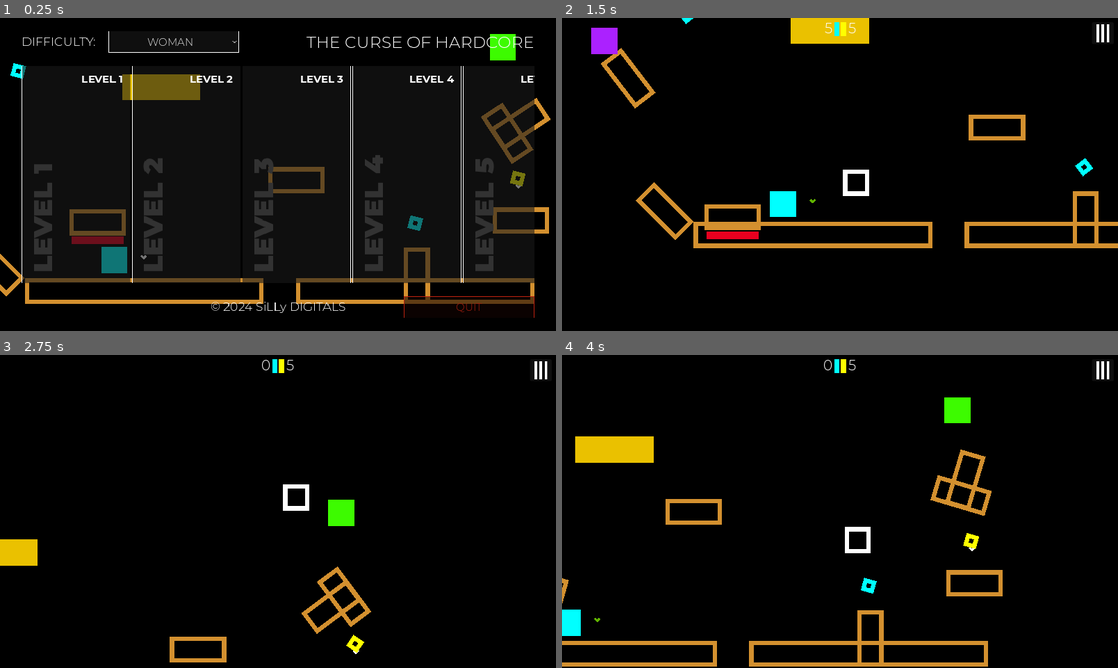
Above: before the commit, frames 1-4 (two rows, left to right).
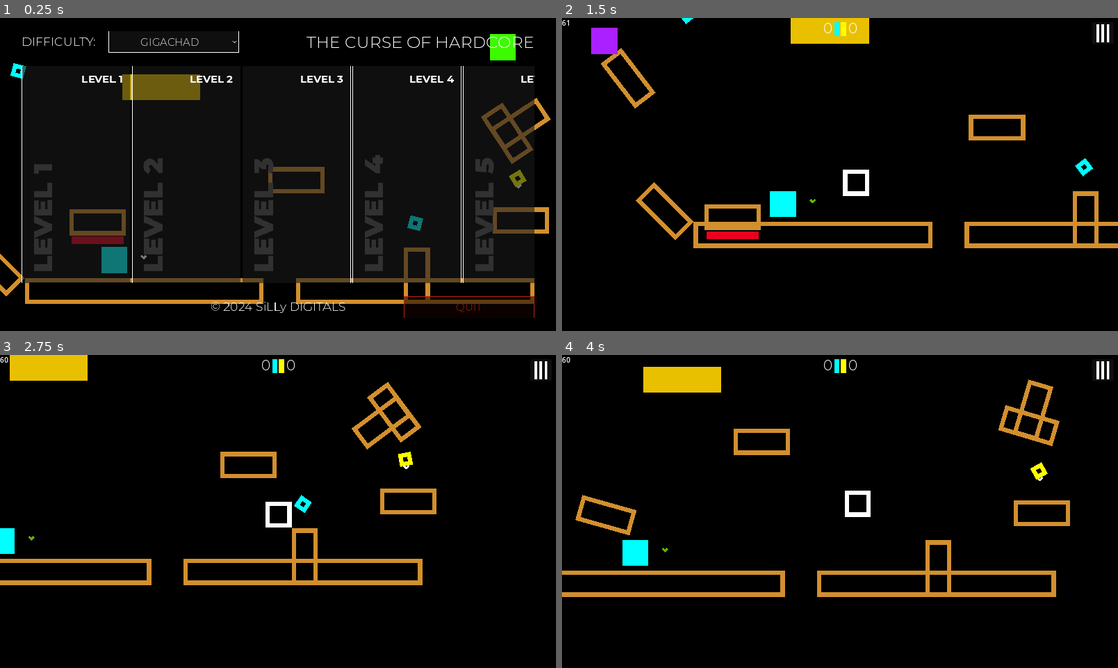
Above: after the commit, the same moments.

Repository: SherozPuladov/The-Curse-of-Hardcore
Game: Godot game, scene res://scenes/ui/home.tscn
Two runs of this game, one before a commit and one after it. Both use one fixed random seed, a clock stepped at 60 frames per second and the inputs below.
Inputs:
- Up to frame 1 (0.25 s): no input
- Up to frame 2 (1.5 s): click "LEVEL 1" at 0.5 s; hold Right (right) from 1.28 s (still down); tap Space (jump) at 1.35 s
- Up to frame 3 (2.75 s): keep holding Right (right); tap Space (jump) at 1.52, 1.82, 2.1, 2.27, 2.57 s
- Up to frame 4 (4 s): release Right (right) at 2.78 s; hold Left (left) 2.78-3.53 s; tap Space (jump) at 2.85, 3.6, 3.77 s; hold Right (right) from 3.53 s (still down)

The runs differ from the first frame. In frame 1, 0.2% of the frame differs, in the area x 25-95%, y 6-54%; in frame 2, less than 0.1%; in frame 3, 7.6%; in frame 4, 12%, in the area x 0-92%, y 0-100%.

Commit message:
Step to optimization

Diff:
--- a/globals/levels/level_globals.gd
+++ b/globals/levels/level_globals.gd
@@ -1,4 +1,4 @@
 extends Node
 
-var chance_count = 5
-var jump_count = 5
+var chance_count = 0
+var jump_count = 0
--- a/icon.svg
+++ b/icon.svg
@@ -1 +1,23 @@
-<svg height="128" width="128" xmlns="http://www.w3.org/2000/svg"><rect x="2" y="2" width="124" height="124" rx="14" fill="#363d52" stroke="#212532" stroke-width="4"/><g transform="scale(.101) translate(122 122)"><g fill="#fff"><path d="M105 673v33q407 354 814 0v-33z"/><path fill="#478cbf" d="m105 673 152 14q12 1 15 14l4 67 132 10 8-61q2-11 15-15h162q13 4 15 15l8 61 132-10 4-67q3-13 15-14l152-14V427q30-39 56-81-35-59-83-108-43 20-82 47-40-37-88-64 7-51 8-102-59-28-123-42-26 43-46 89-49-7-98 0-20-46-46-89-64 14-123 42 1 51 8 102-48 27-88 64-39-27-82-47-48 49-83 108 26 42 56 81zm0 33v39c0 276 813 276 813 0v-39l-134 12-5 69q-2 10-14 13l-162 11q-12 0-16-11l-10-65H447l-10 65q-4 11-16 11l-162-11q-12-3-14-13l-5-69z"/><path d="M483 600c3 34 55 34 58 0v-86c-3-34-55-34-58 0z"/><circle cx="725" cy="526" r="90"/><circle cx="299" cy="526" r="90"/></g><g fill="#414042"><circle cx="307" cy="532" r="60"/><circle cx="717" cy="532" r="60"/></g></g></svg>
+<?xml version="1.0" encoding="UTF-8" standalone="no" ?>
+<!DOCTYPE svg PUBLIC "-//W3C//DTD SVG 1.1//EN" "http://www.w3.org/Graphics/SVG/1.1/DTD/svg11.dtd">
+<svg xmlns="http://www.w3.org/2000/svg" xmlns:xlink="http://www.w3.org/1999/xlink" version="1.1" width="1080" height="1080" viewBox="0 0 1080 1080" xml:space="preserve">
+<desc>Created with Fabric.js 5.2.4</desc>
+<defs>
+</defs>
+<rect x="0" y="0" width="100%" height="100%" fill="transparent"></rect>
+<g transform="matrix(1 0 0 1 540 540)" id="686a4e79-62db-4c90-b043-bfcbd035001b"  >
+<rect style="stroke: none; stroke-width: 1; stroke-dasharray: none; stroke-linecap: butt; stroke-dashoffset: 0; stroke-linejoin: miter; stroke-miterlimit: 4; fill: rgb(255,235,46); fill-rule: nonzero; opacity: 1;" vector-effect="non-scaling-stroke"  x="-540" y="-540" rx="0" ry="0" width="1080" height="1080" />
+</g>
+<g transform="matrix(1 0 0 1 540 540)" id="c0e01fbe-7188-44c6-8063-3c817d2b1862"  >
+</g>
+<g transform="matrix(1.58 0 0 1.58 539.12 540.88)"  >
+<g style="" vector-effect="non-scaling-stroke"   >
+		<g transform="matrix(0.13 0 0 -0.13 0 0)"  >
+<path style="stroke: none; stroke-width: 1; stroke-dasharray: none; stroke-linecap: butt; stroke-dashoffset: 0; stroke-linejoin: miter; stroke-miterlimit: 4; fill: rgb(0,0,0); fill-rule: nonzero; opacity: 1;" vector-effect="non-scaling-stroke"  transform=" translate(-2560, -2560)" d="M 0 2560 L 0 0 L 2560 0 L 5120 0 L 5120 2560 L 5120 5120 L 2560 5120 L 0 5120 L 0 2560 z M 3630 3645 L 4705 2570 L 3627 1492 L 2550 415 L 1473 1492 L 395 2570 L 1470 3645 C 2061 4236 2547 4720 2550 4720 C 2553 4720 3039 4236 3630 3645 z" stroke-linecap="round" />
+</g>
+		<g transform="matrix(0.13 0 0 -0.13 -1.67 -1)"  >
+<path style="stroke: none; stroke-width: 1; stroke-dasharray: none; stroke-linecap: butt; stroke-dashoffset: 0; stroke-linejoin: miter; stroke-miterlimit: 4; fill: rgb(0,0,0); fill-rule: nonzero; opacity: 1;" vector-effect="non-scaling-stroke"  transform=" translate(-2547.5, -2567.5)" d="M 2190 2925 L 1835 2570 L 2193 2213 L 2550 1855 L 2905 2210 C 3100 2405 3260 2569 3260 2575 C 3259 2588 2568 3280 2555 3280 C 2549 3280 2385 3120 2190 2925 z" stroke-linecap="round" />
+</g>
+</g>
+</g>
+</svg>
--- /dev/null
+++ b/icon_generate.tscn
@@ -0,0 +1,11 @@
+[gd_scene load_steps=2 format=3 uid="uid://cad5olljjb1om"]
+
+[ext_resource type="PackedScene" uid="uid://b42qhgguoymh2" path="res://scenes/items/chance_item.tscn" id="1_7luv6"]
+
+[node name="Node2D" type="Node2D"]
+
+[node name="Camera2D" type="Camera2D" parent="."]
+
+[node name="ChanceItem" parent="." instance=ExtResource("1_7luv6")]
+scale = Vector2(10, 10)
+rotation_velocity = 0.0
--- a/project.godot
+++ b/project.godot
@@ -11,9 +11,11 @@
 [application]
 
 config/name="The Curse of Hardcore"
+config/description="Run me if you can XD"
 run/main_scene="res://scenes/ui/home.tscn"
 config/features=PackedStringArray("4.2", "GL Compatibility")
-boot_splash/show_image=false
+boot_splash/bg_color=Color(0, 0, 0, 1)
+boot_splash/image="res://Screenshots/Icon.png"
 config/icon="res://icon.svg"
 
 [autoload]
@@ -27,6 +29,7 @@
 window/size/mode=3
 window/stretch/mode="canvas_items"
 window/stretch/aspect="keep_height"
+window/vsync/vsync_mode=0
 
 [dotnet]
 
@@ -92,5 +95,5 @@
 
 textures/canvas_textures/default_texture_filter=0
 renderer/rendering_method="gl_compatibility"
-renderer/rendering_method.mobile="gl_compatibility"
 environment/defaults/default_clear_color=Color(0, 0, 0, 1)
+viewport/hdr_2d=true
--- a/scenes/items/chance_item.tscn
+++ b/scenes/items/chance_item.tscn
@@ -3,6 +3,10 @@
 [ext_resource type="PackedScene" uid="uid://c8r532rhglb0c" path="res://scenes/items/item.tscn" id="1_s1b22"]
 
 [node name="ChanceItem" instance=ExtResource("1_s1b22")]
+rotation = 0.785398
+
+[node name="CollisionShape2D" parent="." index="0"]
+debug_color = Color(0, 0.6, 0.701961, 0)
 
 [node name="ItemTexture" parent="." index="1"]
 modulate = Color(1, 1, 0, 1)
--- a/scenes/ui/difficulty_option_button.gd
+++ b/scenes/ui/difficulty_option_button.gd
@@ -10,8 +10,16 @@
 func _ready():
 	for i in options:
 		add_item(i)
-	select(0)
 
+	match(LevelGlobals.chance_count):
+		5:
+			select(0)
+		3:
+			select(1)
+		1:
+			select(2)
+		0:
+			select(3)
 
 
 func _on_item_selected(index):
--- /dev/null
+++ b/scenes/ui/fps_counter.gd
@@ -0,0 +1,5 @@
+extends Label
+
+
+func _process(delta):
+	text = str(Engine.get_frames_per_second())
--- a/scenes/ui/level_ui.tscn
+++ b/scenes/ui/level_ui.tscn
@@ -6,6 +6,7 @@
 [ext_resource type="Theme" uid="uid://dope7mmsbr5d7" path="res://themes/theme.tres" id="3_b63ln"]
 [ext_resource type="Shortcut" uid="uid://cip0tu57egprd" path="res://globals/shortcuts/restart.tres" id="4_eljxq"]
 [ext_resource type="PackedScene" uid="uid://1e0j6q7o5w03" path="res://scenes/ui/button.tscn" id="4_qjsp1"]
+[ext_resource type="Script" path="res://scenes/ui/fps_counter.gd" id="4_seuww"]
 [ext_resource type="PackedScene" uid="uid://7cftnm4wk3jl" path="res://scenes/ui/home_button.tscn" id="7_4yksc"]
 [ext_resource type="PackedScene" uid="uid://bainbe0no0gdg" path="res://scenes/ui/quit_button.tscn" id="8_0mmg2"]
 [ext_resource type="FontFile" uid="uid://eniohw5hq2ea" path="res://graphics/fonts/static/Montserrat-Light.ttf" id="9_4dchg"]
@@ -95,6 +96,12 @@
 icon = ExtResource("2_hyg52")
 expand_icon = true
 
+[node name="FPS" type="Label" parent="ItemsPanel"]
+layout_mode = 0
+offset_right = 40.0
+offset_bottom = 23.0
+script = ExtResource("4_seuww")
+
 [node name="LosePanel" type="Panel" parent="."]
 visible = false
 self_modulate = Color(0, 0, 0, 1)
Binary file added: Screenshots/Home.png
Not shown, added: Screenshots/Home.png.import
Binary file added: Screenshots/Icon.png
Not shown, added: Screenshots/Icon.png.import
Binary file added: Screenshots/Level 1 1.png
Not shown, added: Screenshots/Level 1 1.png.import
Binary file added: Screenshots/Level 1 2.png
Not shown, added: Screenshots/Level 1 2.png.import
Binary file added: Screenshots/Level 1 3.png
Not shown, added: Screenshots/Level 1 3.png.import
Binary file added: Screenshots/Level 1 4.png
Not shown, added: Screenshots/Level 1 4.png.import
(and 28 more such lines)
